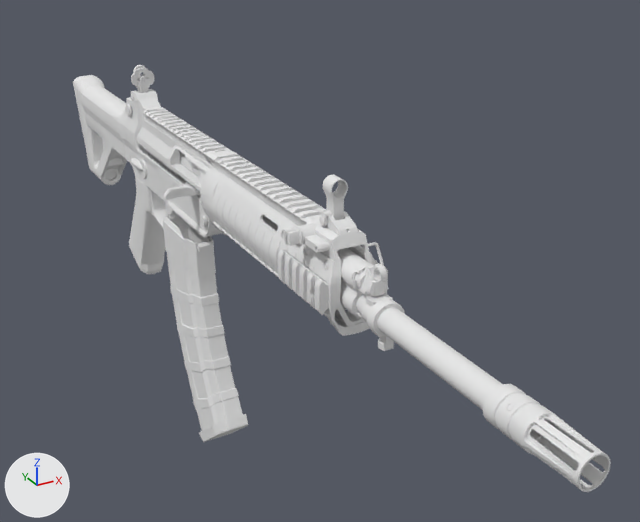
The OBJ model Assets/SimulatedShooting/Prefabs/Weapons/QBC-191/source/QBZ-191.obj as it was, and as the next commit left it.
Rendered twice from a 50 mm lens placed at (-0.24, -0.662, 0.225), pointed at (0.072, -0.095, -0.059). Every picture has the same lights, and +X, +Y and +Z are marked at lower left. The older version comes first. Where no turn or scale is listed for an object, it has been applied to the vertices.

The first picture shows 'QBZ'.
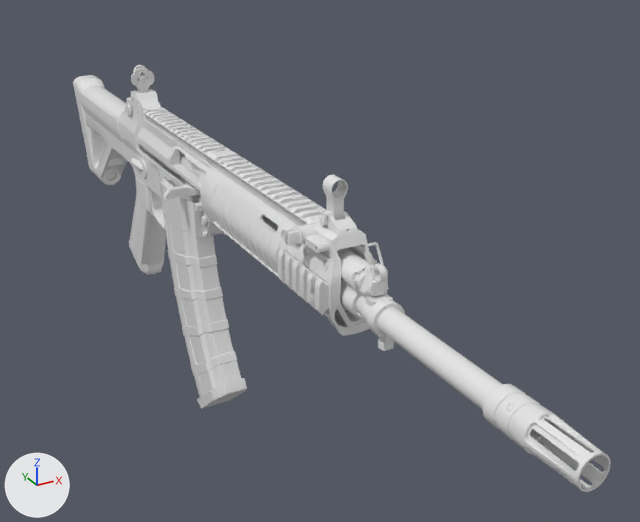
Pixel boxes [x1, y1, x2, y2] of what changed, in the pictures (640 x 522 px; the box of a moved part takes in the faces that stretch with it):
part 1 of me_qbz, moved or reshaped: before [163, 215, 248, 442]; after [160, 176, 247, 409]

The change, as a diff of the scene's bpy script:
```diff
--- a/Assets/SimulatedShooting/Prefabs/Weapons/QBC-191/source/QBZ-191.obj.py
+++ b/Assets/SimulatedShooting/Prefabs/Weapons/QBC-191/source/QBZ-191.obj.py
@@ me_qbz @@
 # used by ob_qbz; location = (0.0, 0.0, 0.0)
-me_qbz.from_pydata(...)  # 19048 vertices, 37307 faces; spans x -0.035..0.029, y -0.452..0.323, z -0.226..0.065
+me_qbz.from_pydata(...)  # 19048 vertices, 37307 faces; spans x -0.035..0.029, y -0.452..0.323, z -0.192..0.065
+# me_qbz part 1: the loose piece of 1505 vertices spanning x -0.022..0.007, y -0.102..0.018, z -0.226..-0.04 is moved by (0.0, 0.0, 0.034)
 me_qbz.materials.append(mat_qbz)
```
